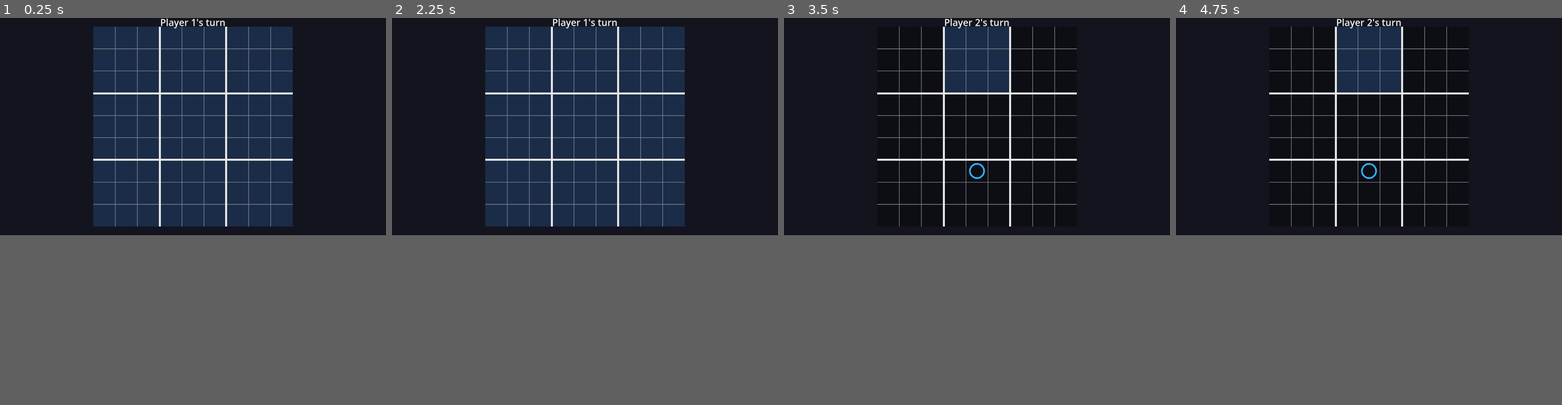
Above: before the commit, frames 1-4 (left to right).
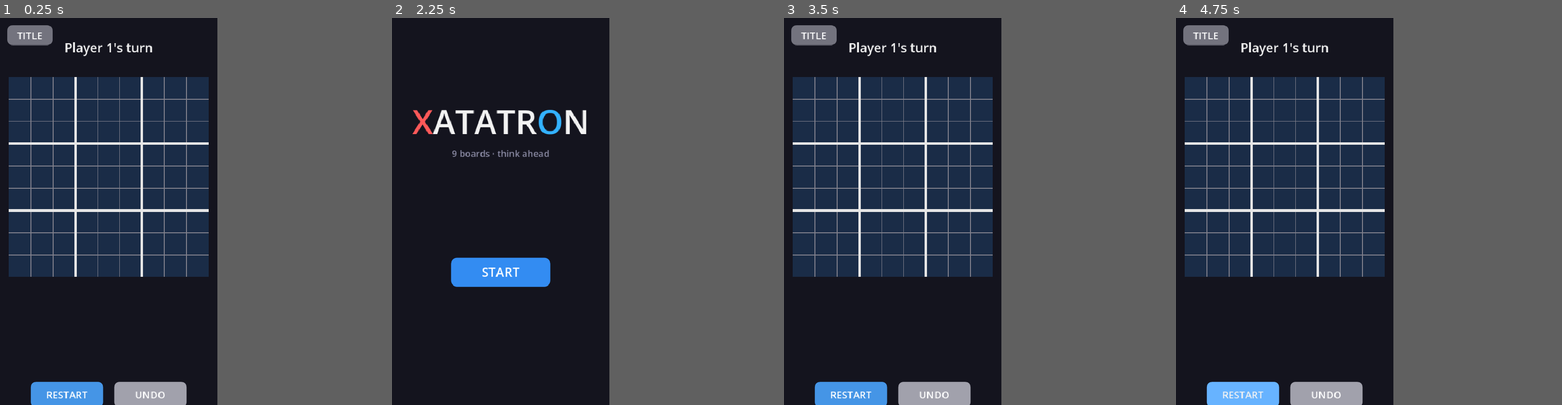
Above: after the commit, the same moments.

Repository: okdsgr/mvp-06
Game: Godot game, scene res://scenes/game.tscn
Two runs of this game, one before a commit and one after it. Both use one fixed random seed, a clock stepped at 60 frames per second and the inputs below. This scene is started directly instead of the project's main scene.
Inputs (mouse positions are in pixels of both pictures, inside the frame that each line leads up to):
- Up to frame 1 (0.25 s): no input
- Up to frame 2 (2.25 s): click (511, 230) at 0.5 s, where only the run after the commit has a clickable "RESTART"; click (658, 230) at 1.25 s, where only the run after the commit has a clickable "UNDO"; click (446, 25) at 2 s, where only the run after the commit has a clickable "TITLE"
- Up to frame 3 (3.5 s): click (977, 161) at 2.75 s, where only the run after the commit has a clickable "START"
- Up to frame 4 (4.75 s): click (1295, 230) at 3.5 s, where only the run after the commit has a clickable "RESTART"; click (1295, 230) at 4.25 s, where only the run after the commit has a clickable "RESTART"
In our replay, the window is 799x449 before the commit and 450x800 after it. These sizes can differ from the game's own. Grey fills any space a smaller window leaves; there, only what the larger window draws over its background counts as a difference.

The runs differ from the first frame. In frame 1, 36% of the frame differs, in the area x 1-76%, y 0-100%; in frame 2, 29%; in frame 3, 33%; in frame 4, 33%.

Commit message:
feat: title screen, win overlay, restart/undo/title buttons

Diff:
--- a/project.godot
+++ b/project.godot
@@ -11,9 +11,17 @@
 [application]
 
 config/name="mvp-06"
-run/main_scene="uid://77dq7u07cb4"
+run/main_scene="uid://d4c3muf0ks7vq"
 config/features=PackedStringArray("4.6", "Mobile")
 config/icon="res://icon.svg"
+
+[display]
+
+window/size/viewport_width=480
+window/size/viewport_height=854
+window/stretch/mode="canvas_items"
+window/stretch/aspect="expand"
+window/handheld/orientation="portrait"
 
 [editor_plugins]
 
--- /dev/null
+++ b/scenes/title.tscn
@@ -0,0 +1,6 @@
+[gd_scene load_steps=2 format=3]
+
+[ext_resource type="Script" path="res://scripts/title.gd" id="1_title"]
+
+[node name="title" type="Node2D"]
+script = ExtResource("1_title")
--- a/scripts/game_board.gd
+++ b/scripts/game_board.gd
@@ -1,17 +1,26 @@
 ## game_board.gd
-## Ultimate Tic-Tac-Toeの盤面描画・タッチ/クリック入力を担当。
-## デザインはThemeConfigから取得する。ロジックはGameLogicに委譲する。
+## 盤面描画・入力・UI（ボタン・勝利演出）を担当。
+## デザインはThemeConfigから取得。ロジックはGameLogicに委譲。
 
 extends Node2D
 
 var logic: GameLogic = GameLogic.new()
 var board_rect: Rect2
 var _default_font: Font
+
+# 勝利演出
+var _win_alpha: float = 0.0
+var _win_tween: Tween = null
+
+# UIボタン（CanvasLayer経由）
+var _restart_btn: Button
+var _undo_btn: Button
 
 func _ready() -> void:
 	_default_font = ThemeDB.fallback_font
 	logic.reset()
 	_update_board_rect()
+	_setup_ui()
 	queue_redraw()
 	get_tree().get_root().size_changed.connect(_on_viewport_resized)
 
@@ -24,9 +33,89 @@
 	var side = min(vp.x, vp.y) * 0.92
 	board_rect = Rect2(
 		(vp.x - side) * 0.5,
-		(vp.y - side) * 0.5,
+		(vp.y - side) * 0.15 + vp.y * 0.08,
 		side, side
 	)
+
+# ============================================================
+# UI セットアップ
+# ============================================================
+func _setup_ui() -> void:
+	var canvas = CanvasLayer.new()
+	add_child(canvas)
+
+	var vp    = get_viewport_rect().size
+	var btn_w = 160.0
+	var btn_h = 56.0
+	var gap   = 24.0
+	var total = btn_w * 2 + gap
+	var base_x = (vp.x - total) * 0.5
+	var btn_y  = vp.y * 0.94
+
+	_restart_btn = _make_button("RESTART", Color(0.3, 0.65, 1.0))
+	_restart_btn.position = Vector2(base_x, btn_y)
+	_restart_btn.size     = Vector2(btn_w, btn_h)
+	_restart_btn.pressed.connect(_on_restart)
+	canvas.add_child(_restart_btn)
+
+	_undo_btn = _make_button("UNDO", Color(0.7, 0.7, 0.75))
+	_undo_btn.position = Vector2(base_x + btn_w + gap, btn_y)
+	_undo_btn.size     = Vector2(btn_w, btn_h)
+	_undo_btn.pressed.connect(_on_undo)
+	canvas.add_child(_undo_btn)
+
+	var back_btn = _make_button("TITLE", Color(0.5, 0.5, 0.55))
+	back_btn.position = Vector2(16, 16)
+	back_btn.size     = Vector2(100, 44)
+	back_btn.pressed.connect(_on_back_to_title)
+	canvas.add_child(back_btn)
+
+func _make_button(label: String, color: Color) -> Button:
+	var btn = Button.new()
+	btn.text = label
+	btn.add_theme_font_size_override("font_size", 22)
+	var normal = StyleBoxFlat.new()
+	normal.bg_color = color.darkened(0.1)
+	normal.corner_radius_top_left     = 12
+	normal.corner_radius_top_right    = 12
+	normal.corner_radius_bottom_left  = 12
+	normal.corner_radius_bottom_right = 12
+	var hover = StyleBoxFlat.new()
+	hover.bg_color = color.lightened(0.15)
+	hover.corner_radius_top_left     = 12
+	hover.corner_radius_top_right    = 12
+	hover.corner_radius_bottom_left  = 12
+	hover.corner_radius_bottom_right = 12
+	var pressed_style = StyleBoxFlat.new()
+	pressed_style.bg_color = color.darkened(0.25)
+	pressed_style.corner_radius_top_left     = 12
+	pressed_style.corner_radius_top_right    = 12
+	pressed_style.corner_radius_bottom_left  = 12
+	pressed_style.corner_radius_bottom_right = 12
+	btn.add_theme_stylebox_override("normal",   normal)
+	btn.add_theme_stylebox_override("hover",    hover)
+	btn.add_theme_stylebox_override("pressed",  pressed_style)
+	btn.add_theme_color_override("font_color", Color.WHITE)
+	return btn
+
+# ============================================================
+# ボタンコールバック
+# ============================================================
+func _on_restart() -> void:
+	logic.reset()
+	_win_alpha = 0.0
+	if _win_tween:
+		_win_tween.kill()
+	queue_redraw()
+
+func _on_undo() -> void:
+	if logic.global_winner != GameLogic.PLAYER_NONE:
+		return
+	logic.undo()
+	queue_redraw()
+
+func _on_back_to_title() -> void:
+	get_tree().change_scene_to_file("res://scenes/title.tscn")
 
 # ============================================================
 # 入力
@@ -49,6 +138,8 @@
 		return
 	if logic.place(result[0], result[1]):
 		queue_redraw()
+		if logic.global_winner != GameLogic.PLAYER_NONE:
+			_play_win_animation()
 
 func _pos_to_board_cell(pos: Vector2):
 	if not board_rect.has_point(pos):
@@ -57,13 +148,38 @@
 	var third = board_rect.size / 3.0
 	var bx    = clamp(floori(rel.x / third.x), 0, 2)
 	var by    = clamp(floori(rel.y / third.y), 0, 2)
-	var board_idx   = by * 3 + bx
-	var local_rel   = rel - Vector2(bx * third.x, by * third.y)
+	var board_idx = by * 3 + bx
+	var local_rel = rel - Vector2(bx * third.x, by * third.y)
 	var ninth = third / 3.0
 	var cx    = clamp(floori(local_rel.x / ninth.x), 0, 2)
 	var cy    = clamp(floori(local_rel.y / ninth.y), 0, 2)
 	var cell_idx = cy * 3 + cx
 	return [board_idx, cell_idx]
+
+# ============================================================
+# 勝利演出
+# ============================================================
+func _play_win_animation() -> void:
+	_win_alpha = 0.0
+	if _win_tween:
+		_win_tween.kill()
+	_win_tween = create_tween()
+	_win_tween.tween_method(_set_win_alpha, 0.0, 1.0, 0.6).set_ease(Tween.EASE_OUT)
+
+func _set_win_alpha(v: float) -> void:
+	_win_alpha = v
+	queue_redraw()
+
+# ============================================================
+# 描画ユーティリティ
+# ============================================================
+## テキストを水平中央に描画するヘルパー
+func _draw_string_centered(text: String, cy: float, fs: int, color: Color) -> void:
+	var vp = get_viewport_rect().size
+	var tw = _default_font.get_string_size(text, HORIZONTAL_ALIGNMENT_LEFT, -1, fs).x
+	var cx = (vp.x - tw) * 0.5
+	draw_string(_default_font, Vector2(cx, cy), text,
+		HORIZONTAL_ALIGNMENT_LEFT, -1, fs, color)
 
 # ============================================================
 # 描画
@@ -86,9 +202,9 @@
 			_draw_local_grid(sb_rect)
 			var ninth = third / 3.0
 			for ci in range(9):
-				var cx         = ci % 3
+				var cx_        = ci % 3
 				var cy_        = ci / 3
-				var cell_rect  = Rect2(origin + Vector2(cx * ninth.x, cy_ * ninth.y), ninth)
+				var cell_rect  = Rect2(origin + Vector2(cx_ * ninth.x, cy_ * ninth.y), ninth)
 				var cell_owner = logic.small_boards[bi][ci]
 				if cell_owner == GameLogic.PLAYER_ONE:
 					_draw_circle_symbol(cell_rect, ThemeConfig.P1_COLOR,
@@ -99,6 +215,9 @@
 
 	_draw_global_grid()
 	_draw_status()
+
+	if _win_alpha > 0.0 and logic.global_winner != GameLogic.PLAYER_NONE:
+		_draw_win_overlay()
 
 func _draw_board_overlay(bi: int, rect: Rect2) -> void:
 	if logic.small_board_winner[bi] != GameLogic.PLAYER_NONE:
@@ -147,37 +266,72 @@
 		draw_rect(rect, ThemeConfig.WINNER_DRAW_COLOR)
 		return
 	var color = ThemeConfig.WINNER_P1_COLOR if winner == GameLogic.PLAYER_ONE else ThemeConfig.WINNER_P2_COLOR
-	var lw    = ThemeConfig.WINNER_LINE_WIDTH
-	var mg    = ThemeConfig.WINNER_MARGIN
 	if winner == GameLogic.PLAYER_ONE:
-		_draw_circle_symbol(rect, color, lw, mg)
+		_draw_circle_symbol(rect, color, ThemeConfig.WINNER_LINE_WIDTH, ThemeConfig.WINNER_MARGIN)
 	else:
-		_draw_cross_symbol(rect, color, lw, mg)
+		_draw_cross_symbol(rect, color, ThemeConfig.WINNER_LINE_WIDTH, ThemeConfig.WINNER_MARGIN)
 
 func _draw_status() -> void:
+	if _default_font == null or logic.global_winner != GameLogic.PLAYER_NONE:
+		return
+	var fs   = ThemeConfig.STATUS_FONT_SIZE
+	var text = "Player %d's turn" % logic.current_player
+	var cy   = board_rect.position.y * 0.5 + fs * 0.4
+	_draw_string_centered(text, cy, fs, ThemeConfig.UI_FONT_COLOR)
+
+func _draw_win_overlay() -> void:
 	if _default_font == null:
 		return
-	var vp   = get_viewport_rect().size
-	var fs   = ThemeConfig.STATUS_FONT_SIZE
-	var text: String
-	if logic.global_winner == GameLogic.PLAYER_ONE:
-		text = "Player 1 Win!"
-	elif logic.global_winner == GameLogic.PLAYER_TWO:
-		text = "Player 2 Win!"
+	var vp = get_viewport_rect().size
+	var a  = _win_alpha
+
+	# 暗転
+	draw_rect(get_viewport_rect(), Color(0, 0, 0, 0.60 * a))
+
+	var winner = logic.global_winner
+	var color: Color
+	var line1: String
+	var line2: String
+	if winner == GameLogic.PLAYER_ONE:
+		color = ThemeConfig.P1_COLOR
+		line1 = "Player 1"
+		line2 = "Wins!"
+	elif winner == GameLogic.PLAYER_TWO:
+		color = ThemeConfig.P2_COLOR
+		line1 = "Player 2"
+		line2 = "Wins!"
 	else:
-		text = "Player %d's turn" % logic.current_player
-	var tw  = _default_font.get_string_size(text, HORIZONTAL_ALIGNMENT_LEFT, -1, fs).x
-	var pos = Vector2((vp.x - tw) * 0.5, board_rect.position.y * 0.5 + fs * 0.4)
-	draw_string(_default_font, pos, text, HORIZONTAL_ALIGNMENT_LEFT, -1, fs,
-		ThemeConfig.UI_FONT_COLOR)
-
-# ============================================================
-# 外部API
-# ============================================================
-func restart() -> void:
-	logic.reset()
-	queue_redraw()
-
-func undo() -> void:
-	logic.undo()
-	queue_redraw()
+		color = Color(0.7, 0.7, 0.7)
+		line1 = "Draw!"
+		line2 = ""
+
+	color.a = a
+
+	var fs      = int(vp.x * 0.16)
+	var line_h  = fs * 1.15
+	var total_h = line_h * (2.0 if line2 != "" else 1.0)
+	var start_y = vp.y * 0.5 - total_h * 0.5 + fs * 0.8
+
+	# グロー（影を重ねて擬似グロー）
+	for offset in [5, 3]:
+		var glow   = color
+		glow.a     = a * 0.25
+		var tw1    = _default_font.get_string_size(line1, HORIZONTAL_ALIGNMENT_LEFT, -1, fs).x
+		draw_string(_default_font, Vector2((vp.x - tw1) * 0.5 + offset, start_y + offset),
+			line1, HORIZONTAL_ALIGNMENT_LEFT, -1, fs, glow)
+		if line2 != "":
+			var tw2 = _default_font.get_string_size(line2, HORIZONTAL_ALIGNMENT_LEFT, -1, fs).x
+			draw_string(_default_font, Vector2((vp.x - tw2) * 0.5 + offset, start_y + line_h + offset),
+				line2, HORIZONTAL_ALIGNMENT_LEFT, -1, fs, glow)
+
+	# 本体
+	_draw_string_centered(line1, start_y, fs, color)
+	if line2 != "":
+		_draw_string_centered(line2, start_y + line_h, fs, color)
+
+	# サブテキスト
+	var sub = "Tap RESTART to play again"
+	var sfs = 20
+	var sub_color = ThemeConfig.UI_FONT_COLOR
+	sub_color.a   = a
+	_draw_string_centered(sub, start_y + line_h * 2.2, sfs, sub_color)
--- /dev/null
+++ b/scripts/title.gd
@@ -0,0 +1,90 @@
+## title.gd
+## タイトル画面。_draw()で直接描画するシンプル実装。
+
+extends Node2D
+
+var _default_font: Font
+var _start_btn: Button
+
+func _ready() -> void:
+	_default_font = ThemeDB.fallback_font
+	RenderingServer.set_default_clear_color(ThemeConfig.BG_COLOR)
+	_setup_ui()
+
+func _setup_ui() -> void:
+	var canvas = CanvasLayer.new()
+	add_child(canvas)
+
+	var vp = get_viewport_rect().size
+
+	var btn = Button.new()
+	btn.name = "StartButton"
+	btn.text = "START"
+	btn.custom_minimum_size = Vector2(220, 64)
+	btn.position = Vector2((vp.x - 220) * 0.5, vp.y * 0.62)
+	btn.add_theme_font_size_override("font_size", 28)
+
+	var sbox = StyleBoxFlat.new()
+	sbox.bg_color = Color(0.2, 0.55, 0.95)
+	for corner in ["top_left","top_right","bottom_left","bottom_right"]:
+		sbox.set("corner_radius_" + corner, 14)
+	var hbox = sbox.duplicate()
+	hbox.bg_color = Color(0.3, 0.65, 1.0)
+	var pbox = sbox.duplicate()
+	pbox.bg_color = Color(0.1, 0.4, 0.8)
+	btn.add_theme_stylebox_override("normal",  sbox)
+	btn.add_theme_stylebox_override("hover",   hbox)
+	btn.add_theme_stylebox_override("pressed", pbox)
+	btn.add_theme_color_override("font_color", Color.WHITE)
+	btn.pressed.connect(_on_start_pressed)
+	canvas.add_child(btn)
+	_start_btn = btn
+
+func _on_start_pressed() -> void:
+	get_tree().change_scene_to_file("res://scenes/game.tscn")
+
+func _draw() -> void:
+	if _default_font == null:
+		return
+	var vp = get_viewport_rect().size
+
+	# 背景
+	draw_rect(Rect2(Vector2.ZERO, vp), ThemeConfig.BG_COLOR)
+
+	# タイトル「XATATRON」を1文字ずつ色分けして描画
+	# X=P2カラー、O=P1カラー、それ以外=白
+	var chars = ["X", "A", "T", "A", "T", "R", "O", "N"]
+	var colors = [
+		ThemeConfig.P2_COLOR,   # X
+		ThemeConfig.UI_FONT_COLOR,
+		ThemeConfig.UI_FONT_COLOR,
+		ThemeConfig.UI_FONT_COLOR,
+		ThemeConfig.UI_FONT_COLOR,
+		ThemeConfig.UI_FONT_COLOR,
+		ThemeConfig.P1_COLOR,   # O
+		ThemeConfig.UI_FONT_COLOR,
+	]
+	var fs = int(vp.x * 0.155)
+
+	# 全体幅を計算してセンタリング
+	var total_w = 0.0
+	for c in chars:
+		total_w += _default_font.get_string_size(c, HORIZONTAL_ALIGNMENT_LEFT, -1, fs).x
+	var start_x = (vp.x - total_w) * 0.5
+	var title_y  = vp.y * 0.30
+
+	var x = start_x
+	for i in range(chars.size()):
+		var c = chars[i]
+		draw_string(_default_font, Vector2(x, title_y), c,
+			HORIZONTAL_ALIGNMENT_LEFT, -1, fs, colors[i])
+		x += _default_font.get_string_size(c, HORIZONTAL_ALIGNMENT_LEFT, -1, fs).x
+
+	# サブタイトル
+	var sub    = "9 boards · think ahead"
+	var sub_fs = 20
+	var sub_w  = _default_font.get_string_size(sub, HORIZONTAL_ALIGNMENT_LEFT, -1, sub_fs).x
+	draw_string(_default_font,
+		Vector2((vp.x - sub_w) * 0.5, title_y + fs * 0.3 + sub_fs * 1.4),
+		sub, HORIZONTAL_ALIGNMENT_LEFT, -1, sub_fs,
+		Color(0.55, 0.55, 0.65))
Not shown, added: scripts/title.gd.uid
